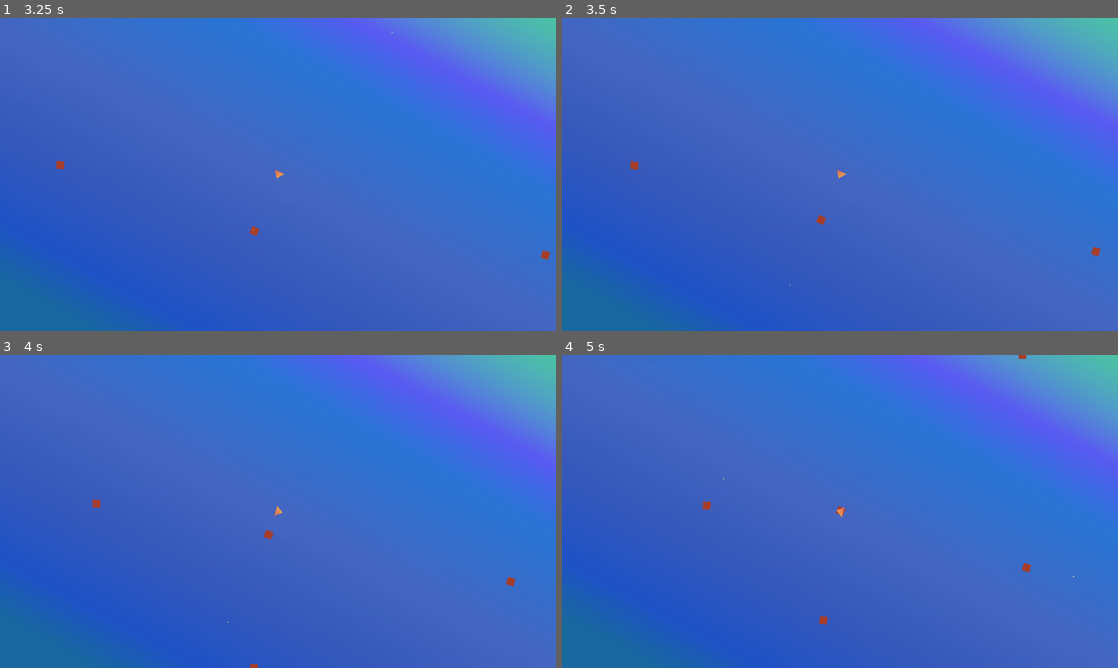
Above: before the commit, frames 1-4 (two rows, left to right).
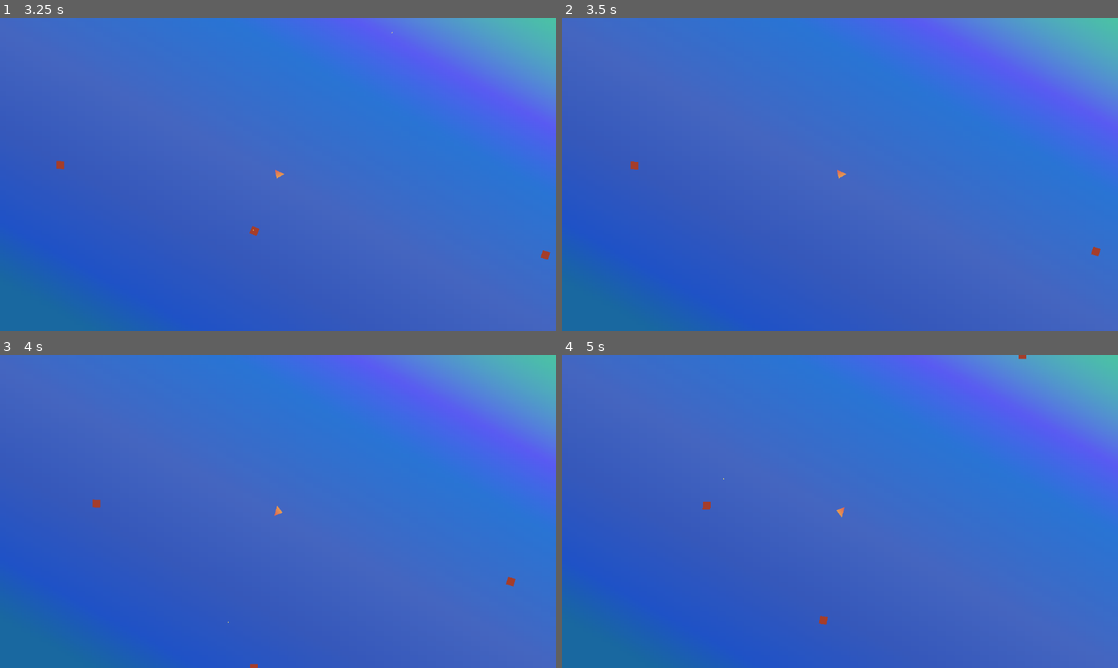
Above: after the commit, the same moments.

Repository: nskins/triangle-defender
Game: Godot game, scene res://world.tscn
Two runs of this game, one before a commit and one after it. Both use one fixed random seed, a clock stepped at 60 frames per second and the inputs below.
Inputs (mouse positions are in pixels of both pictures, inside the frame that each line leads up to):
- Up to frame 1 (3.25 s): tap Enter at 0.5 s; move the mouse to (400, 158) at 0.52 s; move the mouse to (166, 190) at 1.27 s; tap Space at 2 s; move the mouse to (333, 105) at 2.02 s; move the mouse to (250, 237) at 2.77 s
- Up to frame 2 (3.5 s): no input
- Up to frame 3 (4 s): move the mouse to (444, 558) at 3.52 s
- Up to frame 4 (5 s): move the mouse to (673, 464) at 4.27 s

Frame 1 is identical in both runs. In frame 2, less than 0.1% of the frame differs, in the area x 41-48%, y 62-86%; in frame 3, less than 0.1%; in frame 4, less than 0.1%, in the area x 49-93%, y 48-72%.

Commit message:
Make the bullet and mob despawn when the two collide

Diff:
--- a/Bullet.gd
+++ b/Bullet.gd
@@ -5,8 +5,8 @@
 func _physics_process(delta):
 	position += transform.x * speed * delta
 
-func _on_Bullet_body_entered(body):
+func _on_area_entered(area):
 	# TODO: Revisit this for collision logic.
-	if body.is_in_group("mobs"):
-		body.queue_free()
+	if area.is_in_group("mobs"):
+		area.queue_free()
 	queue_free()
--- a/Mob.gd
+++ b/Mob.gd
@@ -6,6 +6,9 @@
 #       current position of the Triangle instead of hardcoding.
 var destination = Vector2(577, 324)
 
+func _ready():
+	add_to_group("mobs")
+
 func _physics_process(delta):
 	look_at(destination)
 
--- a/World.gd
+++ b/World.gd
@@ -9,6 +9,7 @@
 
 	var side = randi() % 4
 
+	# TODO: there's probably a cleaner way to write this.
 	match side:
 		0:
 			x = randi() % x
--- a/bullet.tscn
+++ b/bullet.tscn
@@ -24,3 +24,5 @@
 position = Vector2(-1, -1)
 texture = SubResource("GradientTexture2D_1edqa")
 polygon = PackedVector2Array(0, 0, 2, 0, 2, 2, 0, 2)
+
+[connection signal="area_entered" from="." to="." method="_on_area_entered"]
